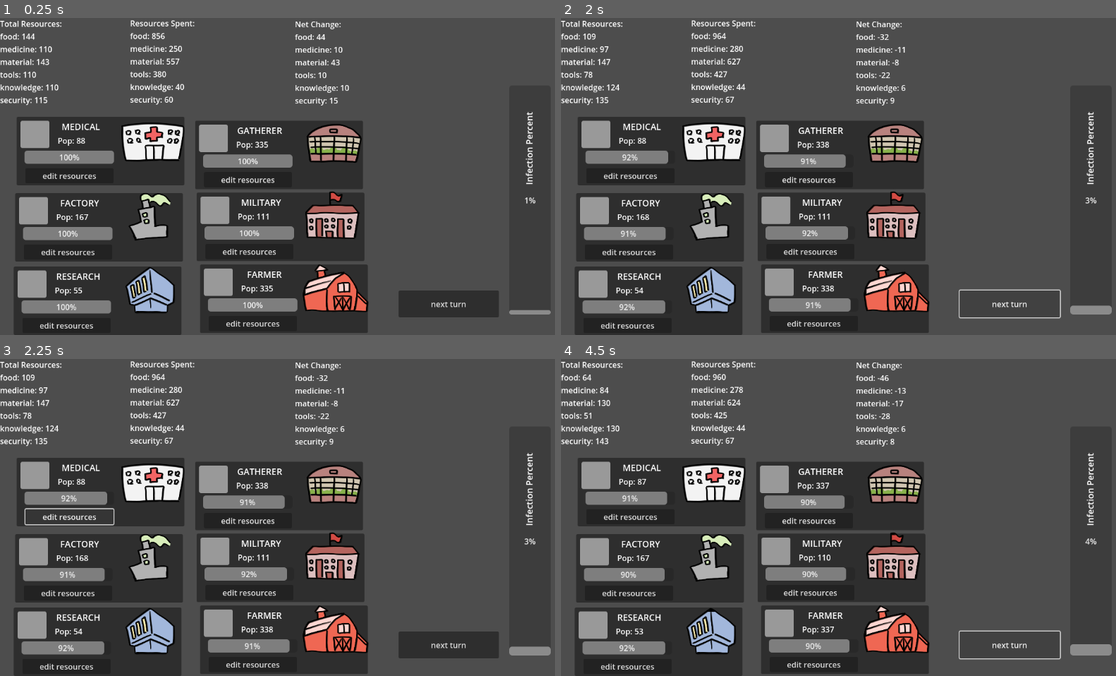
Above: before the commit, frames 1-4 (two rows, left to right).
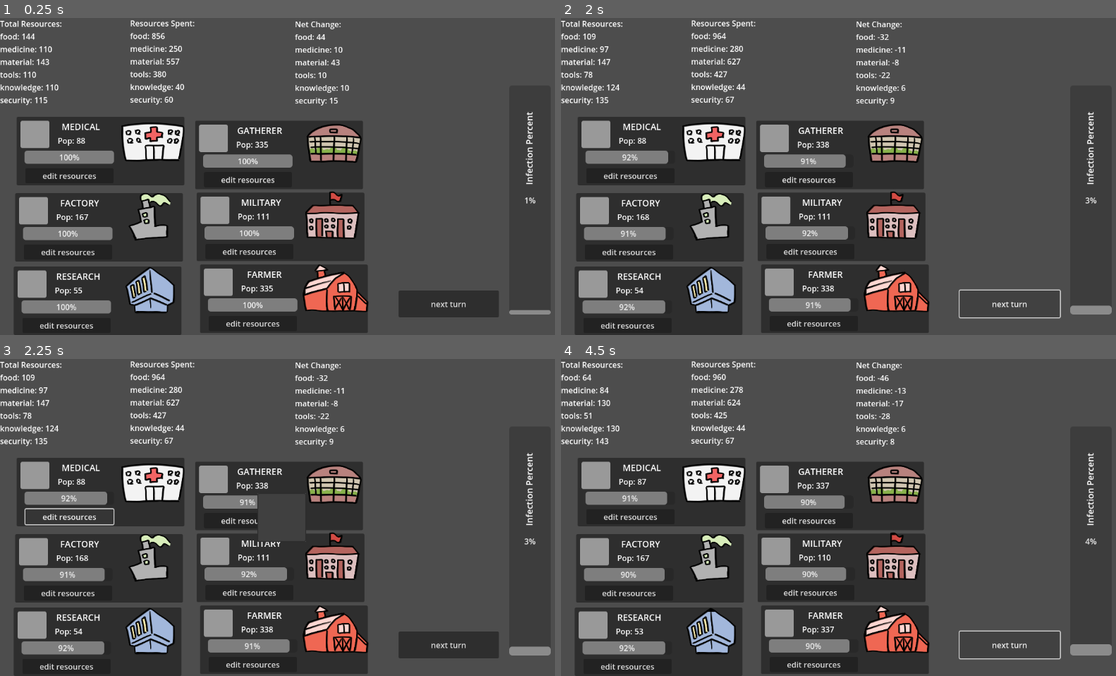
Above: after the commit, the same moments.

Repository: jaxonRuiz/CMPM170-Prototype2
Game: Godot game, scene res://Scenes/main.tscn
Same seed, same stepped clock (60 frames per second), same inputs: the game is played once before the commit and once after it.
Inputs:
- Up to frame 1 (0.25 s): no input
- Up to frame 2 (2 s): click "next turn" at 0.5 s; click "next turn" at 1.25 s
- Up to frame 3 (2.25 s): click "edit resources" at 2 s
- Up to frame 4 (4.5 s): click "edit resources" at 2.75 s; click "edit resources" at 3.5 s; click "next turn" at 4.25 s

Frames 1-2 are identical in both runs. In frame 3, 0.5% of the frame differs, in the area x 46-56%, y 42-58%; in frame 4, nothing differs.

Commit message:
added popup window logic

Diff:
--- a/Scenes/main.tscn
+++ b/Scenes/main.tscn
@@ -137,8 +137,12 @@
 offset_bottom = 612.0
 text = "next turn"
 
+[node name="PopupMenu" type="PopupMenu" parent="."]
+title = "Resource Management"
+initial_position = 2
+
+[connection signal="openPopup" from="GroupBox1" to="." method="_on_group_box_open_popup"]
 [connection signal="openPopup" from="GroupBox1" to="." method="_on_group_box_1_open_popup"]
-[connection signal="openPopup" from="GroupBox1" to="." method="_on_group_box_open_popup"]
 [connection signal="openPopup" from="GroupBox2" to="." method="_on_group_box_2_open_popup"]
 [connection signal="openPopup" from="GroupBox3" to="." method="_on_group_box_3_open_popup"]
 [connection signal="openPopup" from="GroupBox4" to="." method="_on_group_box_4_open_popup"]
--- a/Scripts/main.gd
+++ b/Scripts/main.gd
@@ -1,4 +1,6 @@
 extends Node2D
+
+@onready var popUp = $"PopupMenu";
 
 @onready var stockpile = Stockpile.new();
 var groups: Array[Group] = [];
@@ -117,6 +119,7 @@
 
 func _on_group_box_1_open_popup() -> void:
 	print("main: button pressed");
+	popUp.show();
 	pass # Replace with function body.
 
 func _on_group_box_2_open_popup() -> void:
